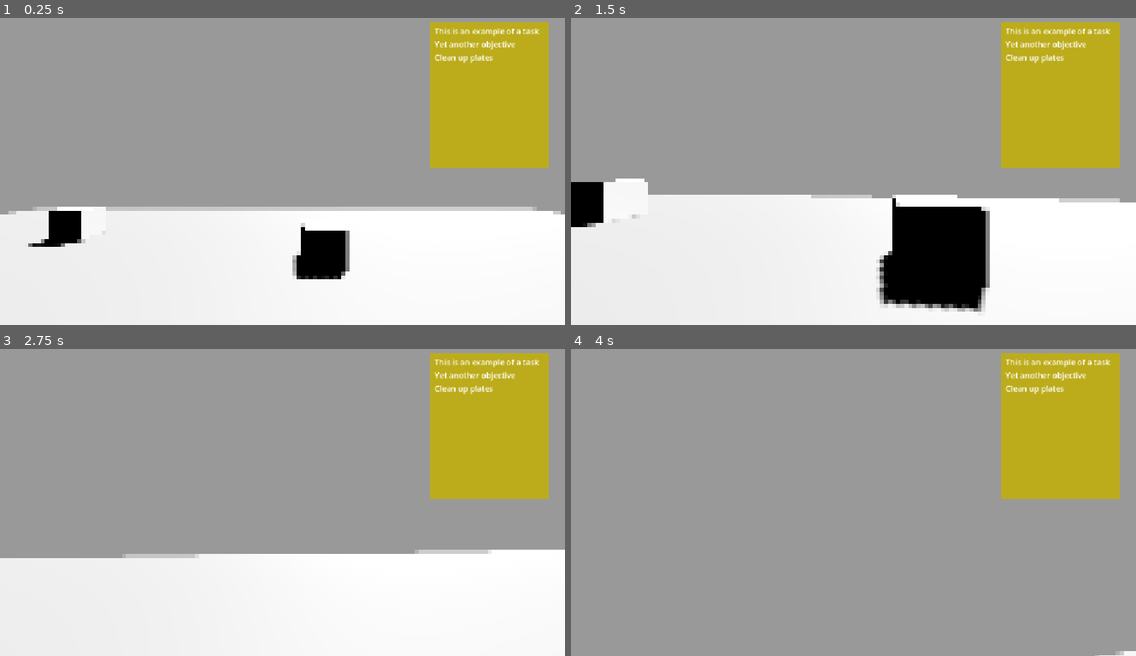
Above: before the commit, frames 1-4 (two rows, left to right).
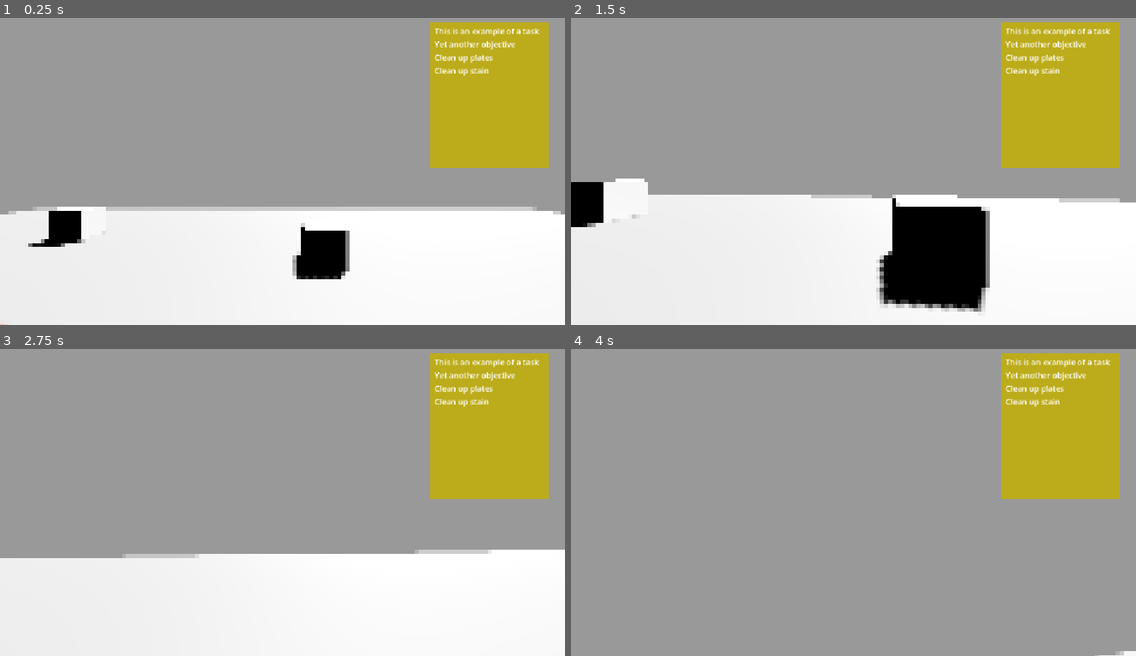
Above: after the commit, the same moments.

Repository: MichaelRRyan/gmtk-2026-countdown
Game: Godot game, scene res://Levels/Maicon/maicon_test_level.tscn
Same seed, same stepped clock (60 frames per second), same inputs: the game is played once before the commit and once after it. This scene is started directly instead of the project's main scene.
Inputs (mouse positions are in pixels of both pictures, inside the frame that each line leads up to):
- Up to frame 1 (0.25 s): no input
- Up to frame 2 (1.5 s): move the mouse to (881, 165) at 0.52 s; press the mouse at (881, 165) at 0.53 s; hold W (move_forward) from 0.53 s (still down); tap Space (jump) at 0.77 s; move the mouse to (825, 168) at 1.27 s; release the mouse at (825, 168) at 1.28 s; click (825, 168) at 1.35 s
- Up to frame 3 (2.75 s): keep holding W (move_forward); tap Space (jump) at 1.52 s; move the mouse to (293, 493) at 2.02 s; press the mouse at (293, 493) at 2.03 s
- Up to frame 4 (4 s): keep holding W (move_forward); move the mouse to (847, 502) at 2.77 s; release the mouse at (847, 502) at 2.78 s; click (847, 502) at 2.85 s; tap Space (jump) at 3.02, 3.77 s; move the mouse to (893, 502) at 3.52 s; press the mouse at (893, 502) at 3.53 s

The runs differ from the first frame. In frame 1, 0.1% of the frame differs, in the area x 0-87%, y 15-100%; in frame 2, 0.1%; in frame 3, 0.1%; in frame 4, 0.1%.

Commit message:
Adds bloodstain cleanup task.

Diff:
--- a/Features/Interactables/Equipment/equippable_object.gd
+++ b/Features/Interactables/Equipment/equippable_object.gd
@@ -1,7 +1,7 @@
 extends Interactable
 class_name EquippableObject
 
-enum ItemType { NONE, STICK, KEY, BROOM }
+enum ItemType { NONE, STICK, KEY, CLOTH }
 
 @export_category("Debug Config")
 @export var is_active: bool = true
--- a/Features/Interactables/Tasks/task_object_base.gd
+++ b/Features/Interactables/Tasks/task_object_base.gd
@@ -10,7 +10,7 @@
 @export var interact_delay_before_decrease: float = 0.05
 @export var interact_decrease_rate: float = 0.05
 @export var interact_level_start: float = 0.0
-@export var interact_level_end: float = 100.0
+@export var interact_level_end: float = 1.0
 
 @export_category("Pre-Requisites")
 @export var required_item_type: EquippableObject.ItemType = EquippableObject.ItemType.NONE
--- /dev/null
+++ b/Levels/Main/TaskObjects/task_clean_blood.gd
@@ -0,0 +1,13 @@
+extends TaskObjectBase
+class_name TaskCleanBlood
+
+@onready var blood_sprite: Sprite3D = $StaticBody3D/BloodSprite
+
+func _update_color() -> void:
+	blood_sprite.modulate.a = lerp(1.0, 0.0, interact_level_current)
+
+func _perform_action() -> void:
+	_update_color()
+
+func _undo_action() -> void:
+	_update_color()
--- /dev/null
+++ b/Levels/Main/TaskObjects/task_clean_blood.tscn
@@ -0,0 +1,20 @@
+[gd_scene format=3 uid="uid://se17jate6s7"]
+
+[ext_resource type="Script" uid="uid://btqeskrnp0h7s" path="res://Levels/Main/TaskObjects/task_clean_blood.gd" id="1_j50rd"]
+[ext_resource type="Texture2D" uid="uid://syjn54lr3x00" path="res://Levels/Main/Textures/BloodEffect.png" id="2_j50rd"]
+
+[sub_resource type="SphereShape3D" id="SphereShape3D_cciay"]
+
+[node name="TaskCleanBlood" type="Node3D" unique_id=562064819]
+script = ExtResource("1_j50rd")
+objective_text = "Clean up stain"
+metadata/_custom_type_script = "uid://c3oslm2uh8fpn"
+
+[node name="StaticBody3D" type="StaticBody3D" parent="." unique_id=175665428]
+
+[node name="BloodSprite" type="Sprite3D" parent="StaticBody3D" unique_id=1808233879]
+transform = Transform3D(1, 0, 0, 0, -4.371139e-08, 1, 0, -1, -4.371139e-08, 0, 0, 0)
+texture = ExtResource("2_j50rd")
+
+[node name="CollisionShape3D" type="CollisionShape3D" parent="StaticBody3D" unique_id=49189086]
+shape = SubResource("SphereShape3D_cciay")
--- a/Levels/Vlad/task_object_sample.tscn
+++ b/Levels/Vlad/task_object_sample.tscn
@@ -14,7 +14,6 @@
 color_start = Color(1, 1, 1, 1)
 color_end = Color(1, 0, 0, 1)
 interact_increase_rate = 0.5
-interact_level_end = 1.0
 
 [node name="StaticBody3D" type="StaticBody3D" parent="." unique_id=1077780085]
 
--- a/Levels/Vlad/vlads_test_level.tscn
+++ b/Levels/Vlad/vlads_test_level.tscn
@@ -7,6 +7,7 @@
 [ext_resource type="PackedScene" uid="uid://7hyr6mum3j6q" path="res://Levels/Vlad/equippable_object_sample.tscn" id="5_nxwrc"]
 [ext_resource type="PackedScene" uid="uid://bk2kq5e62xjx3" path="res://Features/Interactables/HidingSpot/HidingSpot.tscn" id="6_rbe7r"]
 [ext_resource type="PackedScene" uid="uid://blthaqm2hacyh" path="res://Levels/Main/TaskObjects/task_plate_cleanup.tscn" id="7_4juuq"]
+[ext_resource type="PackedScene" uid="uid://se17jate6s7" path="res://Levels/Main/TaskObjects/task_clean_blood.tscn" id="8_3fcd2"]
 
 [node name="VladsTestLevel" type="Node3D" unique_id=1965605186]
 script = ExtResource("1_dm8bi")
@@ -58,3 +59,6 @@
 transform = Transform3D(1, 0, 0, 0, 1, 0, 0, 0, 1, -5.1340437, 0.084232695, -0.9639044)
 interact_decrease_rate = 0.99
 interact_level_end = 1.0
+
+[node name="TaskCleanBlood" parent="." unique_id=562064819 instance=ExtResource("8_3fcd2")]
+transform = Transform3D(0.46389818, 0, 0, 0, 1, 0, 0, 0, 0.46389818, -4.565799, 0.016024884, -2.608782)
Not shown, added: Levels/Main/TaskObjects/task_clean_blood.gd.uid
Binary file added: Levels/Main/Textures/BloodEffect.png
Not shown, added: Levels/Main/Textures/BloodEffect.png.import
